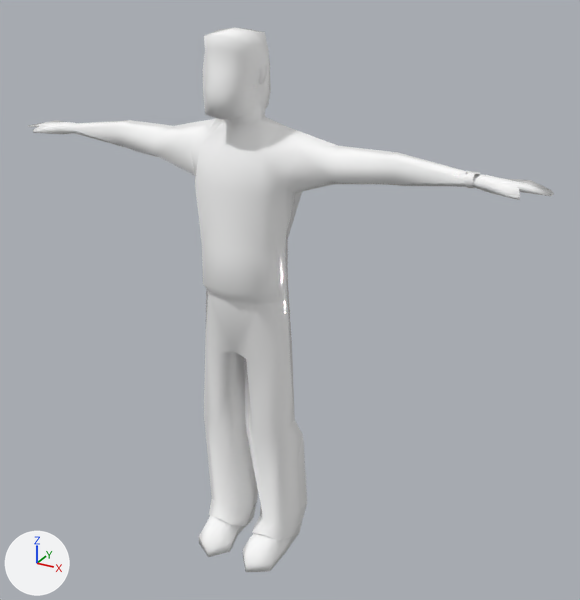
What one commit did to the glTF model saunastein/assets/models/saunaguy.glb.
Before and after are seen from a camera (50 mm lens) standing at (1.32, -2.1, 2.04) and looking at (0.12, 0.07, 0.95). Lighting does not change. The marker at lower left points along +X, +Y and +Z. Where no turn or scale is listed for an object, it has been applied to the vertices.

The first picture shows 'saunaguy'.
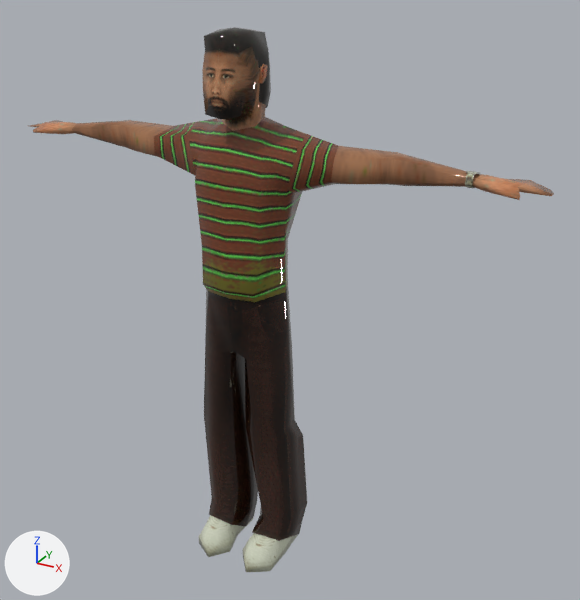
Where the change shows, as pixel boxes [x1, y1, x2, y2] in the pictures (580 x 600 px):
'saunaguy', surface changed: [29, 27, 554, 572] in both

The change in detail:
Picture 'saunaguy' (img_saunaguy) is new.
In material 'saunaguy' (mat_saunaguy), base_color is no longer (1.0, 1.0, 1.0), white #ffffff.
In material 'saunaguy' (mat_saunaguy), texture is now set to img_saunaguy.
